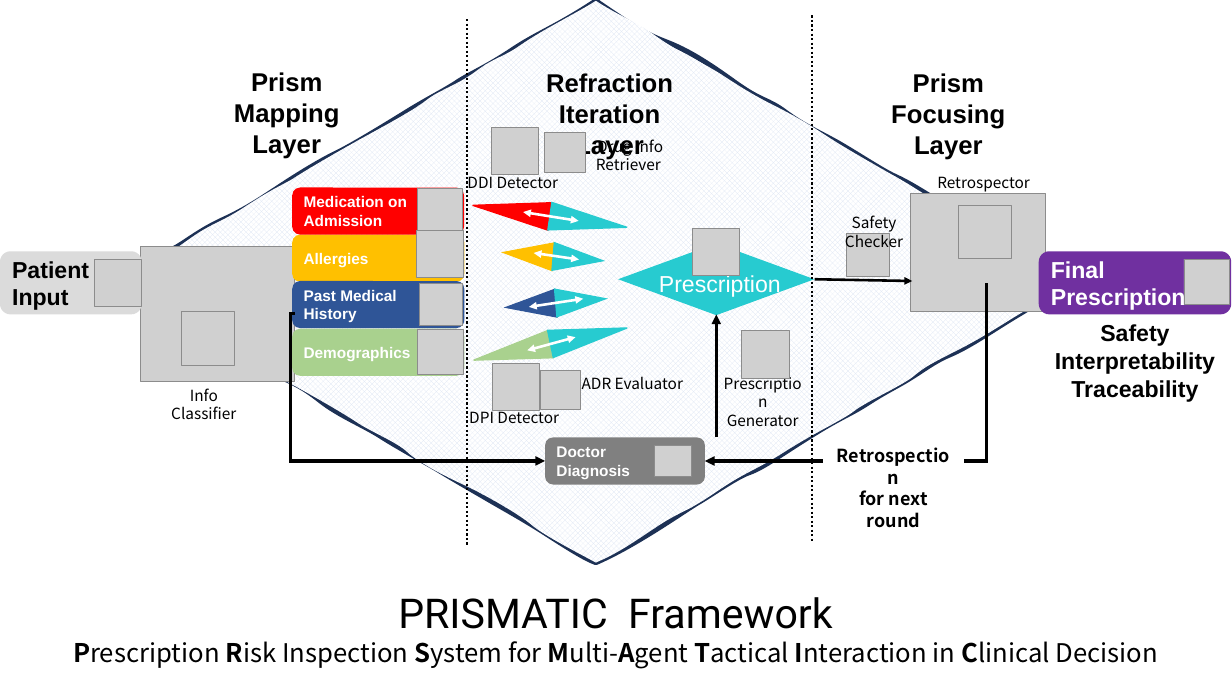
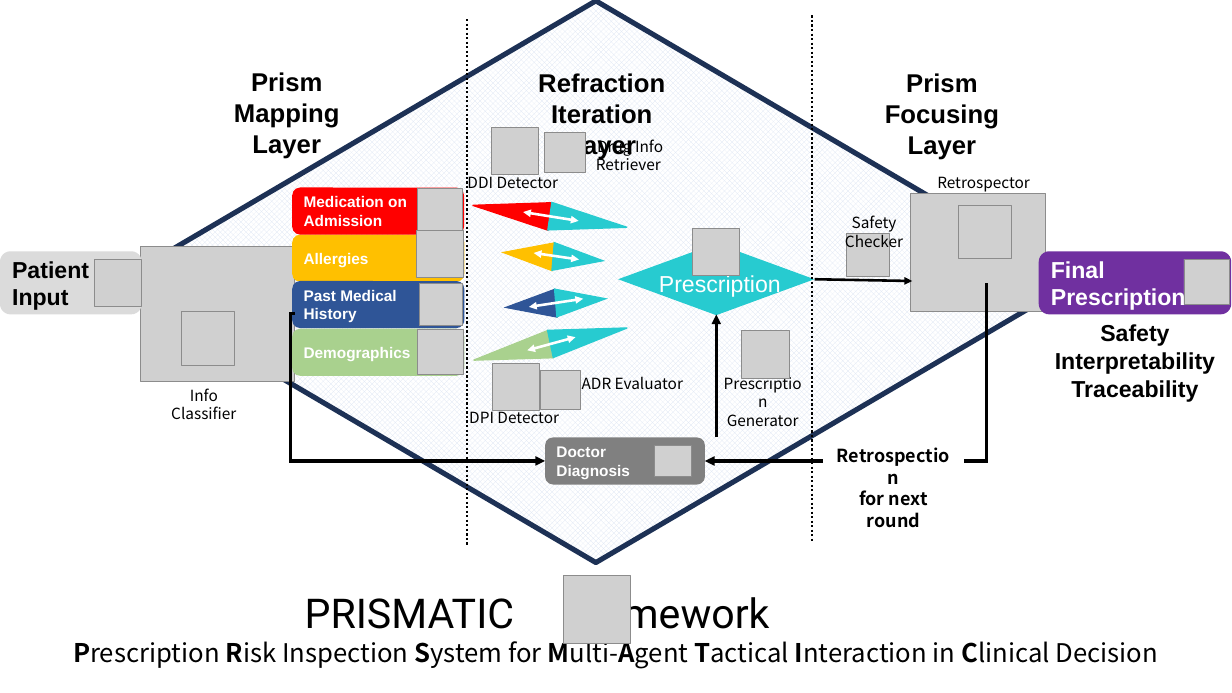
Before and after one commit to ZaneLing/PharmAid, a slide deck: slide 1 of resources/PRISMATIC Framework.pptx. Drawn at 1232x693 pixels with LibreOffice and Linux fonts; fonts in the diff are those of the drawing; grey boxes stand for pictures. Boxes give left, top, right and bottom in pixels: in the first picture for what was removed or moved away, otherwise in the second. Text is boxed around its words. In the diff, an @@ line names an element or a change of style, - is before the commit and + after.

```diff
--- a/resources/PRISMATIC Framework.pptx
+++ b/resources/PRISMATIC Framework.pptx
@@ freeform shape removed at (117, 1, 1075, 563) @@
@@ diamond added at (117, 1, 1075, 563), fill pattern #DAE3F3 on #FFFFFF, outline #1E3256 4 pt @@
@@ text "Refraction Iteration": place and size @@
-text "Refraction Iteration" at (546, 73, 673, 160)
+text "Refraction Iteration" at (538, 73, 665, 160)
@@ text "Prism Focusing": place and size @@
-text "Prism Focusing" at (891, 73, 1005, 160)
+text "Prism Focusing" at (885, 73, 999, 160)
@@ text at (305, 591, 769, 639): alignment centre to left @@
@@ picture added at (563, 576, 630, 643) @@
```
Also in this commit, not shown: 3 other files.
